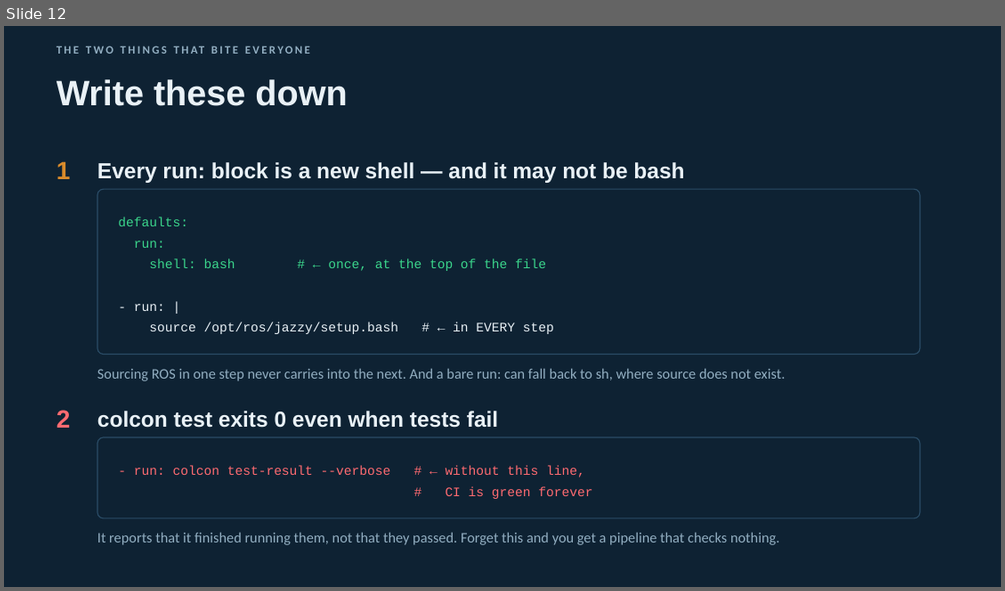
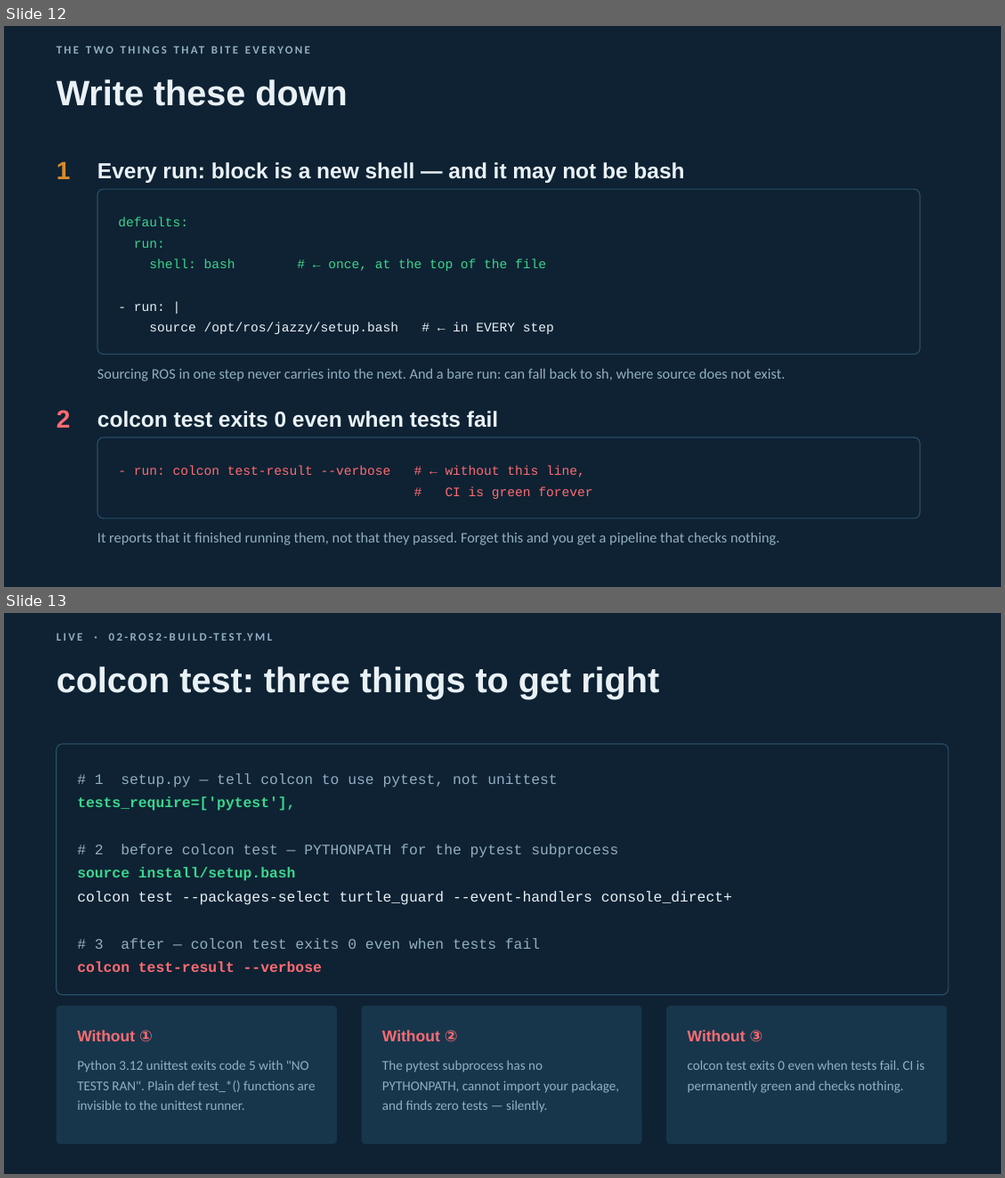
Before and after one commit to patrick7166/ros2-ci-workshop, a slide deck: slides/ros2-github-actions-workshop.pptx. Shown one above the other, each under a label of ours: slide 12 before the commit, slides 12 and 13 after it. The pictures are 1005x591 and 1005x1178 pixels, drawn with LibreOffice and Linux fonts; fonts in the diff are those of the drawing. Boxes give left, top, right and bottom in pixels: in the first picture for what was removed or moved away, otherwise in the second. Text is boxed around its words. In the diff, an @@ line names an element or a change of style, - is before the commit and + after.

```diff
--- a/slides/ros2-github-actions-workshop.pptx
+++ b/slides/ros2-github-actions-workshop.pptx
@@ slide 13 added at (x1=4, y1=613, x2=1001, y2=1174), background #0E2233 @@
@@ text added at (x1=57, y1=633, x2=83, y2=641), 11 pt, text #92AEC1, bold @@
+LIVE · 02-ROS2-BUILD-TEST.YML
@@ text added at (x1=57, y1=666, x2=659, y2=698), 34 pt, text #E9F1F6, bold @@
+colcon test: three things to get right
@@ rounded rectangle added at (x1=57, y1=744, x2=948, y2=995), fill #0E2233, outline #2A4C66 1 pt @@
@@ text added at (x1=77, y1=773, x2=732, y2=972), 14 pt, text #92AEC1 @@
+# 1 setup.py — tell colcon to use pytest, not unittest
+tests_require=['pytest'],
+# 2 before colcon test — PYTHONPATH for the pytest subprocess
+source install/setup.bash
+colcon test --packages-select turtle_guard --event-handlers console_direct+
+# 3 after — colcon test exits 0 even when tests fail
+colcon test-result --verbose
@@ rounded rectangle added at (x1=57, y1=1005, x2=337, y2=1144), fill #17364C @@
@@ rounded rectangle added at (x1=362, y1=1005, x2=642, y2=1144), fill #17364C @@
@@ rounded rectangle added at (x1=666, y1=1005, x2=947, y2=1144), fill #17364C @@
@@ text added at (x1=77, y1=1030, x2=153, y2=1042), 15 pt, text #FF6B71, bold @@
+Without ①
@@ text added at (x1=382, y1=1030, x2=458, y2=1042), 15 pt, text #FF6B71, bold @@
+Without ②
@@ text added at (x1=688, y1=1030, x2=763, y2=1042), 15 pt, text #FF6B71, bold @@
+Without ③
@@ text added at (x1=77, y1=1060, x2=316, y2=1110), 13 pt, text #92AEC1 @@
+Python 3.12 unittest exits code 5 with "NO TESTS RAN". Plain def test_*() functions are invisible to the unittest runner.
@@ text added at (x1=382, y1=1060, x2=619, y2=1111), 13 pt, text #92AEC1 @@
+The pytest subprocess has no PYTHONPATH, cannot import your package, and finds zero tests — silently.
@@ text added at (x1=688, y1=1060, x2=924, y2=1093), 13 pt, text #92AEC1 @@
+colcon test exits 0 even when tests fail. CI is permanently green and checks nothing.
```
Also in this commit, not shown: 1 other file.
